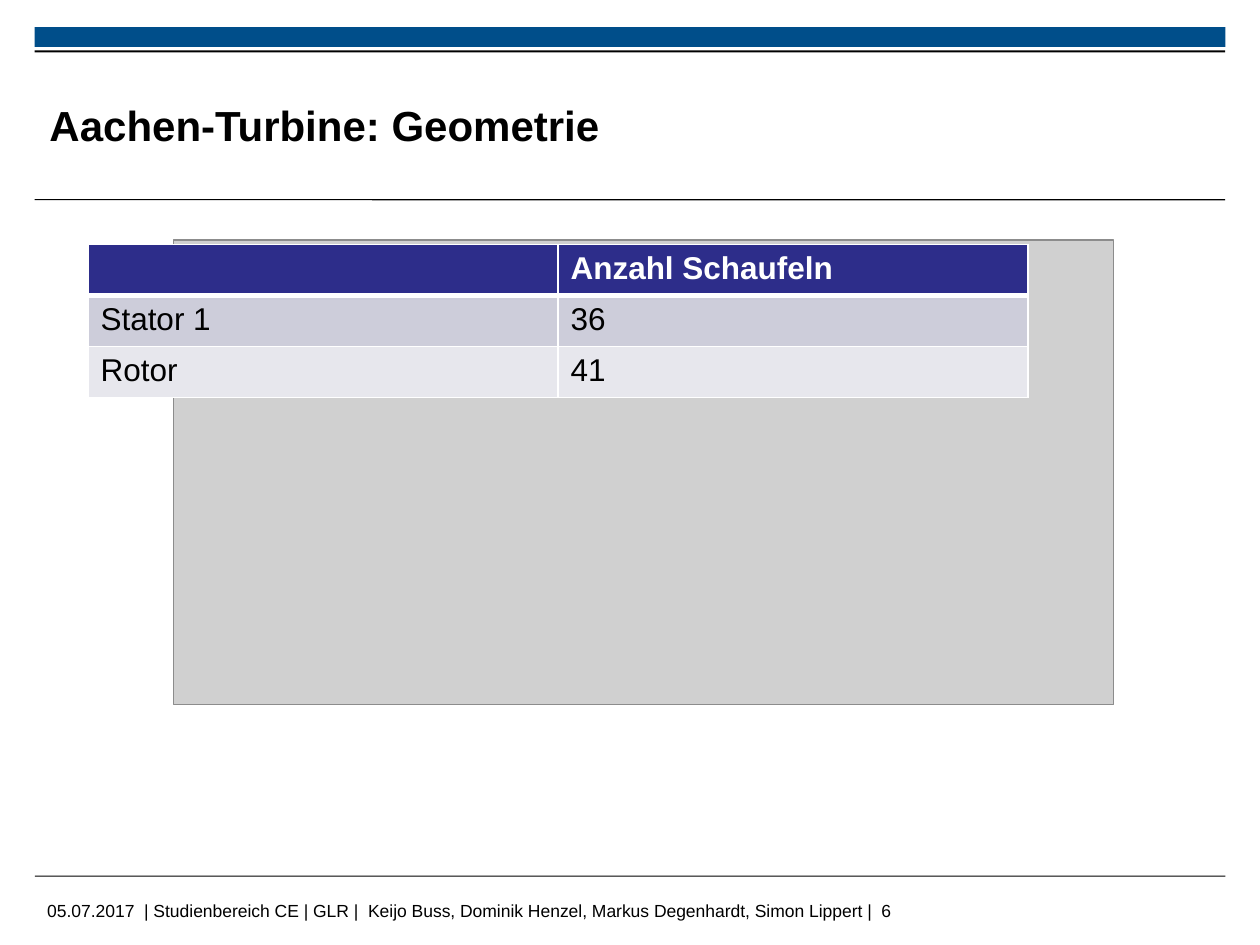
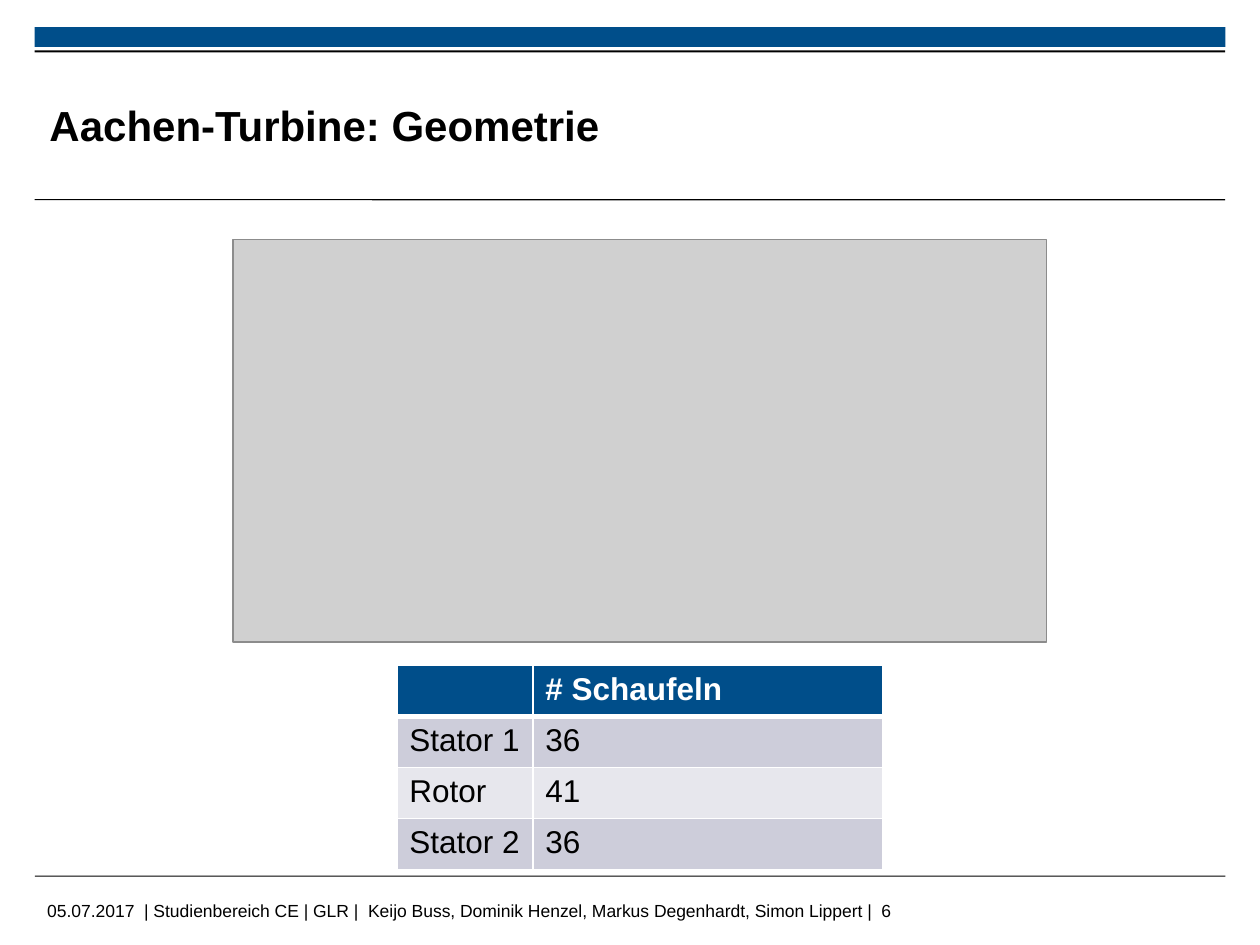
Before and after one commit to MDegenhardt/AusarbeitungADP, a slide deck: slide 6 of Präsentation/Abschluss_Präsentation_Simon.pptx. Drawn at 1260x945 pixels with LibreOffice and Linux fonts; fonts in the diff are those of the drawing; grey boxes stand for pictures; background and template pictures are left out. Boxes give left, top, right and bottom in pixels: in the first picture for what was removed or moved away, otherwise in the second. Text is boxed around its words. In the diff, an @@ line names an element or a change of style, - is before the commit and + after.

```diff
--- a/Präsentation/Abschluss_Präsentation_Simon.pptx
+++ b/Präsentation/Abschluss_Präsentation_Simon.pptx
@@ picture resized from (x1=174, y1=241, x2=1114, y2=706) to (x1=233, y1=239, x2=1047, y2=641) @@
@@ table at (x1=397, y1=665, x2=883, y2=869) @@
-row 1, column 2: Anzahl Schaufeln
+row 1, column 2: # Schaufeln
+row 4: Stator 2 | 36
@@ table resized from (x1=88, y1=244, x2=1028, y2=398) to (x1=397, y1=665, x2=883, y2=869) @@
```
Also in this commit, not shown: 1 other slide changed.
